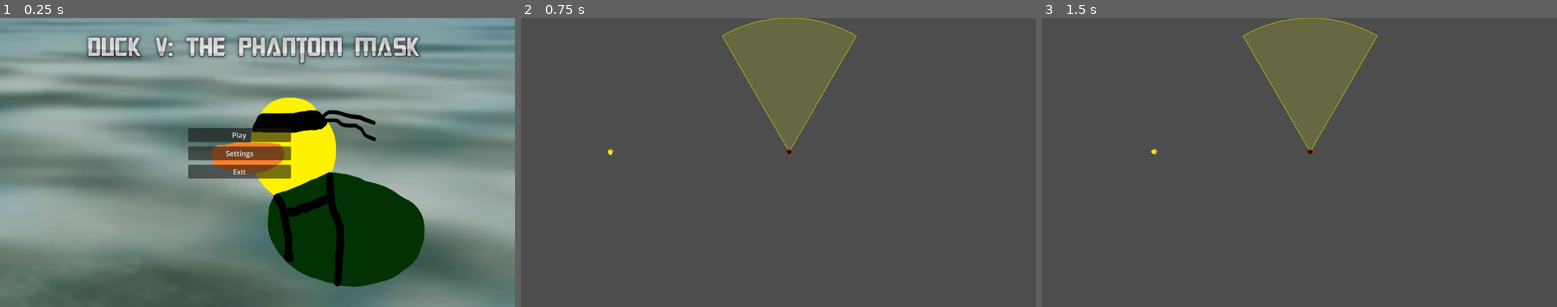
Above: before the commit, frames 1-3 (left to right).
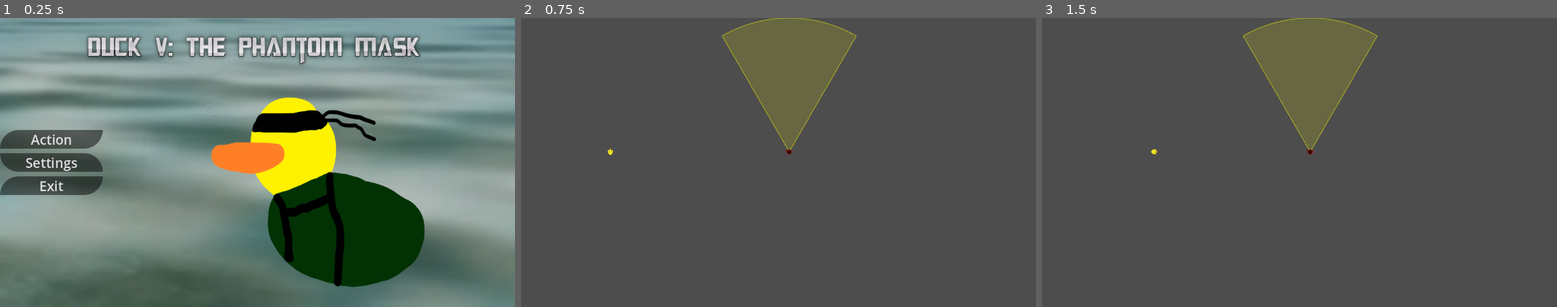
Above: after the commit, the same moments.

Repository: ArpaDeveloper/FGJ2026
Game: Godot game, scene res://scenes/mainmenu.tscn
Two runs of this game, one before a commit and one after it. Both use one fixed random seed, a clock stepped at 60 frames per second and the inputs below.
Inputs (mouse positions are in pixels of both pictures, inside the frame that each line leads up to):
- Up to frame 1 (0.25 s): no input
- Up to frame 2 (0.75 s): click "Play" (after the commit: "Action") at 0.5 s
- Up to frame 3 (1.5 s): tap Enter at 1.25 s; move the mouse to (1412, 148) at 1.27 s; hold Right (ui_right) from 1.28 s (still down)

The runs differ from the first frame. In frame 1, 6.3% of the frame differs, in the area x 0-57%, y 38-62%; in frame 2, nothing differs; in frame 3, nothing differs.

Commit message:
Mainmenu fix1
Cleaned up the buttons and added interactive icons

Diff:
--- a/scenes/mainmenu.tscn
+++ b/scenes/mainmenu.tscn
@@ -3,10 +3,29 @@
 [ext_resource type="Script" uid="uid://b7qrtu30foxrs" path="res://scripts/main_menu.gd" id="1_natt5"]
 [ext_resource type="Texture2D" uid="uid://bx6rtesoj5ldf" path="res://assets/mainmenu/bgmainmenu1.png" id="2_3vvtq"]
 [ext_resource type="Script" uid="uid://d2erfi6il82ya" path="res://scripts/settings.gd" id="3_3vvtq"]
+[ext_resource type="Script" uid="uid://b46sqn6s56sr1" path="res://scripts/buttoniconshow.gd" id="3_7yvfd"]
 [ext_resource type="AudioStream" uid="uid://dtxxvajgs5s34" path="res://assets/music/Duck5test.mp3" id="3_r3g3c"]
+[ext_resource type="Texture2D" uid="uid://bnjsljjtfmb8w" path="res://assets/icons/playbutton.png" id="3_s5g8n"]
+[ext_resource type="Texture2D" uid="uid://bg7hvilspwlx1" path="res://assets/icons/settingsbutton.png" id="5_85riq"]
+[ext_resource type="Texture2D" uid="uid://bbkoqeej2muib" path="res://assets/icons/exitbutton.png" id="6_wf3n4"]
 
 [sub_resource type="StyleBoxTexture" id="StyleBoxTexture_3vvtq"]
 texture = ExtResource("2_3vvtq")
+
+[sub_resource type="StyleBoxFlat" id="StyleBoxFlat_3vvtq"]
+bg_color = Color(0, 0, 0, 0.49019608)
+corner_radius_top_left = 60
+corner_radius_bottom_right = 60
+
+[sub_resource type="StyleBoxFlat" id="StyleBoxFlat_s5g8n"]
+bg_color = Color(0, 0, 0, 0.49019608)
+corner_radius_top_right = 45
+corner_radius_bottom_left = 45
+
+[sub_resource type="StyleBoxFlat" id="StyleBoxFlat_7yvfd"]
+bg_color = Color(0, 0, 0, 0.49019608)
+corner_radius_top_left = 45
+corner_radius_bottom_right = 45
 
 [sub_resource type="StyleBoxLine" id="StyleBoxLine_r3g3c"]
 color = Color(1, 1, 1, 1)
@@ -46,24 +65,51 @@
 grow_vertical = 2
 
 [node name="MainStuff" type="VBoxContainer" parent="Menu1" unique_id=553583291]
-layout_mode = 0
-offset_left = 421.0
-offset_top = 247.0
-offset_right = 651.0
-offset_bottom = 361.0
+layout_mode = 1
+anchors_preset = 4
+anchor_top = 0.5
+anchor_bottom = 0.5
+offset_top = -73.0
+offset_right = 230.0
+offset_bottom = 73.0
+grow_vertical = 2
 theme_override_constants/separation = 10
 
 [node name="PlayButton" type="Button" parent="Menu1/MainStuff" unique_id=1460514828]
 layout_mode = 2
-text = "Play"
+theme_override_font_sizes/font_size = 30
+theme_override_styles/normal = SubResource("StyleBoxFlat_3vvtq")
+text = "Action"
+script = ExtResource("3_7yvfd")
+
+[node name="Sprite2D" type="Sprite2D" parent="Menu1/MainStuff/PlayButton" unique_id=1120980600]
+position = Vector2(41, 20)
+scale = Vector2(0.07512627, 0.09789156)
+texture = ExtResource("3_s5g8n")
 
 [node name="SettingsButton" type="Button" parent="Menu1/MainStuff" unique_id=111208295]
 layout_mode = 2
+theme_override_font_sizes/font_size = 30
+theme_override_styles/normal = SubResource("StyleBoxFlat_s5g8n")
 text = "Settings"
+script = ExtResource("3_7yvfd")
+
+[node name="Sprite2D" type="Sprite2D" parent="Menu1/MainStuff/SettingsButton" unique_id=587211437]
+position = Vector2(39, 19.999992)
+scale = Vector2(0.065340914, 0.059487965)
+texture = ExtResource("5_85riq")
 
 [node name="ExitButton" type="Button" parent="Menu1/MainStuff" unique_id=1144529297]
 layout_mode = 2
+theme_override_font_sizes/font_size = 30
+theme_override_styles/normal = SubResource("StyleBoxFlat_7yvfd")
 text = "Exit"
+script = ExtResource("3_7yvfd")
+
+[node name="Sprite2D" type="Sprite2D" parent="Menu1/MainStuff/ExitButton" unique_id=1441268444]
+position = Vector2(46, 21.999994)
+scale = Vector2(0.051609844, 0.052334346)
+texture = ExtResource("6_wf3n4")
 
 [node name="Title" type="Label" parent="Menu1" unique_id=1108743765]
 visible = false
@@ -82,10 +128,8 @@
 anchors_preset = 15
 anchor_right = 1.0
 anchor_bottom = 1.0
-offset_left = -1.0
-offset_top = 16.0
-offset_right = -1.0
-offset_bottom = 16.0
+offset_top = 2.0
+offset_bottom = 2.0
 grow_horizontal = 2
 grow_vertical = 2
 script = ExtResource("3_3vvtq")
@@ -130,8 +174,14 @@
 autoplay = true
 bus = &"Music"
 
+[connection signal="mouse_entered" from="Menu1/MainStuff/PlayButton" to="Menu1/MainStuff/PlayButton" method="_on_mouse_entered"]
+[connection signal="mouse_exited" from="Menu1/MainStuff/PlayButton" to="Menu1/MainStuff/PlayButton" method="_on_mouse_exited"]
 [connection signal="pressed" from="Menu1/MainStuff/PlayButton" to="." method="_on_start_pressed"]
+[connection signal="mouse_entered" from="Menu1/MainStuff/SettingsButton" to="Menu1/MainStuff/SettingsButton" method="_on_mouse_entered"]
+[connection signal="mouse_exited" from="Menu1/MainStuff/SettingsButton" to="Menu1/MainStuff/SettingsButton" method="_on_mouse_exited"]
 [connection signal="pressed" from="Menu1/MainStuff/SettingsButton" to="." method="_on_settings_pressed"]
+[connection signal="mouse_entered" from="Menu1/MainStuff/ExitButton" to="Menu1/MainStuff/ExitButton" method="_on_mouse_entered"]
+[connection signal="mouse_exited" from="Menu1/MainStuff/ExitButton" to="Menu1/MainStuff/ExitButton" method="_on_mouse_exited"]
 [connection signal="pressed" from="Menu1/MainStuff/ExitButton" to="." method="_on_quit_pressed"]
 [connection signal="item_selected" from="Menu2/OptionsStuff/ItemList" to="." method="_on_resolutions_item_selected"]
 [connection signal="value_changed" from="Menu2/OptionsStuff/HSlider" to="." method="_on_volume_value_changed"]
--- /dev/null
+++ b/scripts/buttoniconshow.gd
@@ -0,0 +1,12 @@
+extends Button
+
+@onready var sprite = $Sprite2D
+
+func _ready():
+	sprite.visible = false
+
+func _on_mouse_entered():
+	sprite.visible = true
+
+func _on_mouse_exited():
+	sprite.visible = false
Not shown, added: scripts/buttoniconshow.gd.uid
